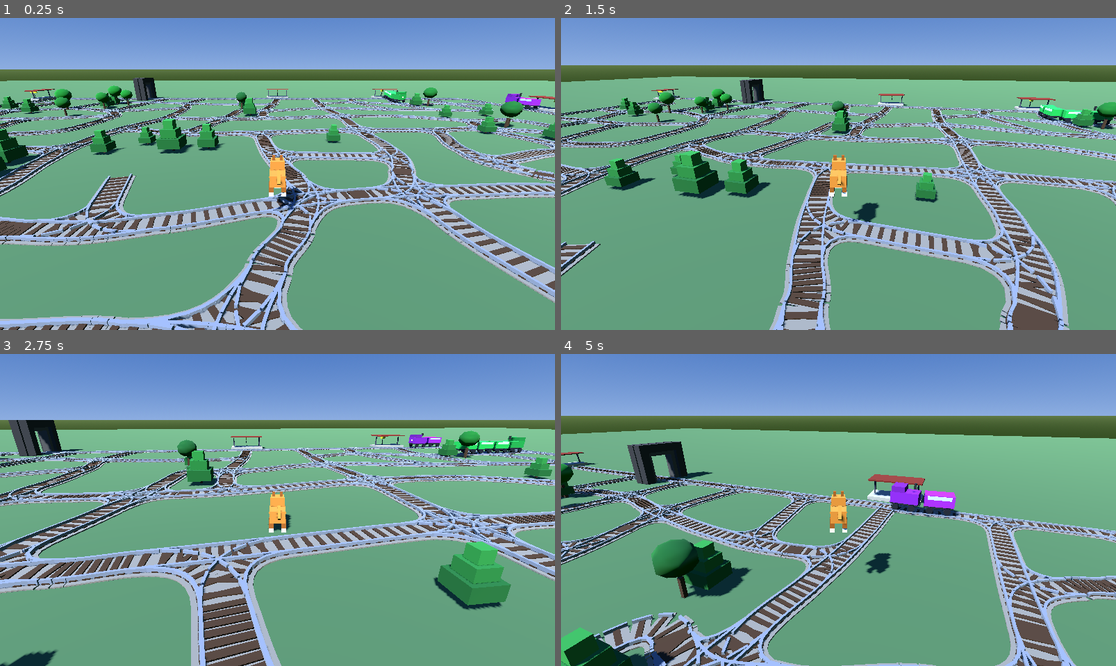
Above: before the commit, frames 1-4 (two rows, left to right).
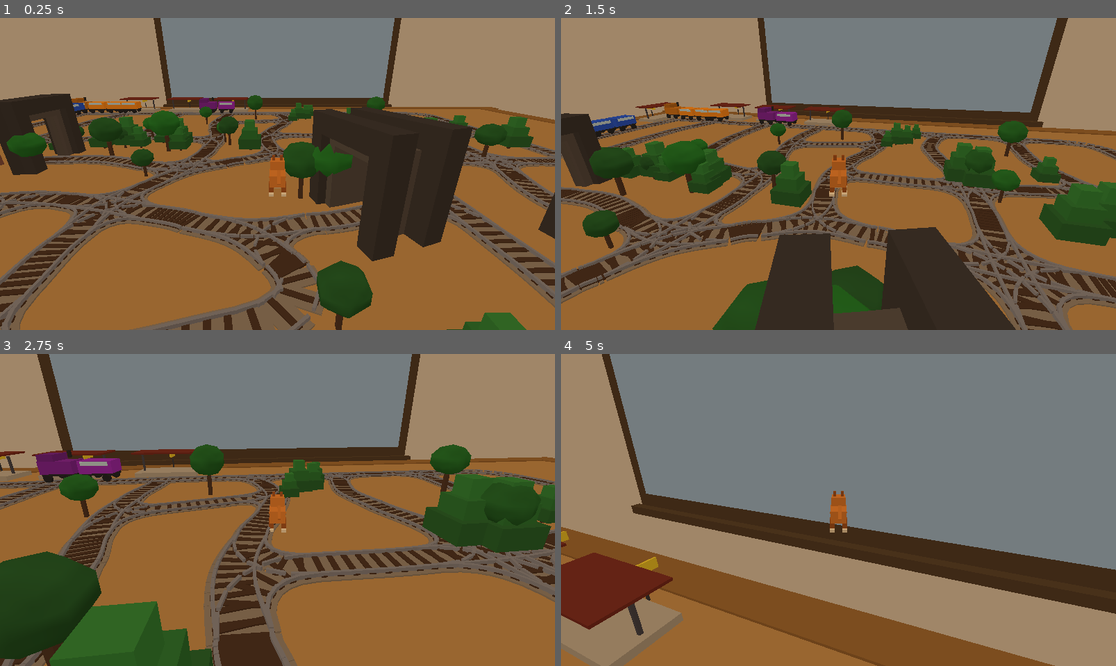
Above: after the commit, the same moments.

Repository: bobgar/Train-Cats
Game: Godot game, scene res://scenes/main.tscn
Same seed, same stepped clock (60 frames per second), same inputs: the game is played once before the commit and once after it.
Inputs (mouse positions are in pixels of both pictures, inside the frame that each line leads up to):
- Up to frame 1 (0.25 s): no input
- Up to frame 2 (1.5 s): tap Enter at 0.5 s; move the mouse to (866, 174) at 0.52 s; hold W from 0.53 s (still down); tap E at 0.6 s; click (866, 174) at 0.67 s; tap Space at 0.77 s; move the mouse to (810, 174) at 1.27 s; tap Shift at 1.35 s
- Up to frame 3 (2.75 s): keep holding W; tap Space at 1.52 s; move the mouse to (288, 503) at 2.02 s; tap E at 2.1 s
- Up to frame 4 (5 s): keep holding W; move the mouse to (832, 516) at 2.77 s; tap Shift at 2.85, 4.35 s; click (832, 516) at 2.92 s; tap Space at 3.02, 3.77, 4.52 s; move the mouse to (877, 513) at 3.52 s; tap E at 3.6 s; move the mouse to (794, 506) at 4.27 s

The runs differ from the first frame. In frame 1, 99% of the frame differs, in the area x 0-100%, y 0-100%; in frame 2, 99%; in frame 3, 99%; in frame 4, 100%.

Commit message:
Lots of room art fixes

Diff:
--- a/scripts/environment_spawner.gd
+++ b/scripts/environment_spawner.gd
@@ -80,8 +80,8 @@
 	for _i in range(_BLDG_TRIES):
 		if placed >= _BLDG_COUNT:
 			break
-		var cx := _rng.randf_range(-44.0, 36.0)
-		var cz := _rng.randf_range(-44.0, 36.0)
+		var cx := _rng.randf_range(-26.0, 20.0)
+		var cz := _rng.randf_range(-26.0, 20.0)
 		var style := _rng.randi() % 3
 		var w: float; var h: float; var l: float
 		match style:
@@ -205,8 +205,8 @@
 
 func _place_trees() -> void:
 	for _ci in range(_TREE_CLUMPS):
-		var cx := _rng.randf_range(-44.0, 36.0)
-		var cz := _rng.randf_range(-44.0, 36.0)
+		var cx := _rng.randf_range(-26.0, 20.0)
+		var cz := _rng.randf_range(-26.0, 20.0)
 		# 18% chance of a lone tree, otherwise a clump of 3–7
 		var count := 1 if _rng.randf() < 0.18 else _rng.randi_range(3, 7)
 		for _ti in range(count):
@@ -252,7 +252,7 @@
 	var mat := StandardMaterial3D.new()
 	mat.albedo_color = Color(0.11, _rng.randf_range(0.34, 0.50), 0.13)
 	mi.material_override = mat
-	mi.position = Vector3(0, (0.90 + 0.84) * s, 0)
+	mi.position = Vector3(0, (0.90 + 0.70) * s, 0)   # place sphere bottom at trunk top
 	node.add_child(mi)
 
 # ---------------------------------------------------------------------------
--- a/scripts/main.gd
+++ b/scripts/main.gd
@@ -11,15 +11,33 @@
 	Color(0.90, 0.30, 0.65),  # Pink
 ]
 
-const TrackGeneratorScript   = preload("res://scripts/track_generator.gd")
-const StationScript          = preload("res://scripts/station.gd")
-const TrainScript            = preload("res://scripts/train.gd")
-const PlayerScript           = preload("res://scripts/player.gd")
+const TrackGeneratorScript     = preload("res://scripts/track_generator.gd")
+const StationScript            = preload("res://scripts/station.gd")
+const TrainScript              = preload("res://scripts/train.gd")
+const PlayerScript             = preload("res://scripts/player.gd")
 const EnvironmentSpawnerScript = preload("res://scripts/environment_spawner.gd")
+
+# Track grid is set to 8×8 at 7.0 units → nodes span approx ±28 in X and Z.
+# TABLE is sized to contain the track + station platforms.
+# Room walls are pushed far on 3 sides so the table is clearly smaller than the room.
+const TABLE_HW   := 34.0   # table half-width  (X): table spans -34 to +34
+const TABLE_HD   := 34.0   # table half-depth  (Z): table spans -34 to +34
+
+const FRONT_WALL_Z := -42.0  # exterior / window wall — table is "against" this
+const BACK_WALL_Z  :=  95.0  # kitchen wall — far behind the table
+const SIDE_WALL_X  :=  78.0  # side walls — wide gap beside the table
+const ROOM_FLOOR   := -22.0  # visual cafe floor level
+const WALL_TOP     :=  28.0  # top of all walls
+
+# Derived conveniences
+const WALL_H   := WALL_TOP - ROOM_FLOOR   # 50
+const WALL_CY  := ROOM_FLOOR + WALL_H * 0.5   # 3  (wall centre Y)
 
 func _ready() -> void:
 	_setup_environment()
 	_add_ground()
+	_add_table_structure()
+	_add_cafe_room()
 	var gen = _add_tracks()
 	var station_gpos: Array = _spawn_stations(gen)
 	gen.call("build_curves_and_render", station_gpos)
@@ -33,47 +51,312 @@
 	add_child(env)
 	env.call("setup", gen)
 
+# ---------------------------------------------------------------------------
+# Lighting / sky
+# ---------------------------------------------------------------------------
+
 func _setup_environment() -> void:
-	var env := WorldEnvironment.new()
-	var e := Environment.new()
+	var env      := WorldEnvironment.new()
+	var e        := Environment.new()
 	e.background_mode = Environment.BG_SKY
-	var sky := Sky.new()
+	var sky      := Sky.new()
 	var proc_sky := ProceduralSkyMaterial.new()
-	proc_sky.sky_top_color = Color(0.18, 0.38, 0.72)
-	proc_sky.sky_horizon_color = Color(0.55, 0.68, 0.88)
-	proc_sky.ground_horizon_color = Color(0.38, 0.48, 0.28)
-	proc_sky.ground_bottom_color = Color(0.18, 0.28, 0.12)
+	proc_sky.sky_top_color        = Color(0.82, 0.72, 0.60)
+	proc_sky.sky_horizon_color    = Color(0.90, 0.82, 0.70)
+	proc_sky.ground_horizon_color = Color(0.72, 0.64, 0.54)
+	proc_sky.ground_bottom_color  = Color(0.58, 0.50, 0.42)
 	sky.sky_material = proc_sky
 	e.sky = sky
 	e.ambient_light_source = Environment.AMBIENT_SOURCE_SKY
-	e.ambient_light_energy = 0.8
+	e.ambient_light_energy = 1.0
 	env.environment = e
 	add_child(env)
 
 	var sun := DirectionalLight3D.new()
-	sun.rotation_degrees = Vector3(-50, -30, 0)
-	sun.light_energy = 1.4
-	sun.shadow_enabled = true
+	sun.rotation_degrees = Vector3(-70, -20, 0)
+	sun.light_energy     = 1.2
+	sun.light_color      = Color(1.0, 0.94, 0.82)
+	sun.shadow_enabled   = true
 	add_child(sun)
 
+# ---------------------------------------------------------------------------
+# Ground — tile floor everywhere; wood table-top overlay just on table area
+# ---------------------------------------------------------------------------
+
 func _add_ground() -> void:
-	var body := StaticBody3D.new()
-	body.name = "Ground"
-	var mi := MeshInstance3D.new()
-	var mesh := PlaneMesh.new()
-	mesh.size = Vector2(300, 300)
-	mi.mesh = mesh
-	var mat := StandardMaterial3D.new()
-	mat.albedo_color = Color(0.30, 0.42, 0.25)
+	# Table surface — physics only covers table footprint so player can fall off the edge
+	var table := StaticBody3D.new()
+	table.name = "TableSurface"
+	table.collision_layer = 1
+	table.collision_mask  = 0
+	var tcs   := CollisionShape3D.new()
+	var tbox  := BoxShape3D.new()
+	tbox.size  = Vector3(TABLE_HW * 2, 1.0, TABLE_HD * 2)
+	tcs.shape  = tbox
+	tcs.position = Vector3(0.0, -0.5, 0.0)   # top face sits exactly at y=0
+	table.add_child(tcs)
+	# Wood surface visual — PlaneMesh (zero thickness) so track ties above y=0 are fully visible
+	var wood_mi   := MeshInstance3D.new()
+	var wood_mesh := PlaneMesh.new()
+	wood_mesh.size = Vector2(TABLE_HW * 2, TABLE_HD * 2)
+	wood_mi.mesh   = wood_mesh
+	var wood_mat   := StandardMaterial3D.new()
+	wood_mat.albedo_color = Color(0.72, 0.54, 0.30)
+	wood_mi.material_override = wood_mat
+	wood_mi.position = Vector3(0.0, 0.001, 0.0)
+	table.add_child(wood_mi)
+	add_child(table)
+
+	# Cafe floor — infinite physics plane at ROOM_FLOOR so player lands after falling
+	var cafe := StaticBody3D.new()
+	cafe.name     = "CafeFloor"
+	cafe.position = Vector3(0.0, ROOM_FLOOR, 0.0)
+	cafe.collision_layer = 1
+	cafe.collision_mask  = 0
+	var fcs := CollisionShape3D.new()
+	fcs.shape = WorldBoundaryShape3D.new()
+	cafe.add_child(fcs)
+	add_child(cafe)
+
+	# Tile floor visual at ROOM_FLOOR
+	var tile_mi   := MeshInstance3D.new()
+	var tile_mesh := PlaneMesh.new()
+	tile_mesh.size = Vector2(400.0, 400.0)
+	tile_mi.mesh   = tile_mesh
+	var tile_mat   := StandardMaterial3D.new()
+	tile_mat.albedo_color = Color(0.62, 0.56, 0.50)
+	tile_mi.material_override = tile_mat
+	tile_mi.position = Vector3(0.0, ROOM_FLOOR + 0.001, 0.0)
+	add_child(tile_mi)
+
+# ---------------------------------------------------------------------------
+# Table — apron edges and legs make the elevated-table read clear
+# ---------------------------------------------------------------------------
+
+func _add_table_structure() -> void:
+	var wood      := Color(0.58, 0.40, 0.18)
+	var wood_dark := Color(0.44, 0.30, 0.12)
+
+	var apron_h  := 4.0
+	var apron_cy := 0.12 - apron_h * 0.5   # -1.88 (flush with table top, hanging down)
+
+	# Four apron panels around table perimeter
+	_mi_box(Vector3(TABLE_HW * 2 + 4, apron_h, 2.0), wood,
+		Vector3(0.0,        apron_cy, -TABLE_HD))
+	_mi_box(Vector3(TABLE_HW * 2 + 4, apron_h, 2.0), wood,
+		Vector3(0.0,        apron_cy,  TABLE_HD))
+	_mi_box(Vector3(2.0, apron_h, TABLE_HD * 2), wood,
+		Vector3(-TABLE_HW,  apron_cy,  0.0))
+	_mi_box(Vector3(2.0, apron_h, TABLE_HD * 2), wood,
+		Vector3( TABLE_HW,  apron_cy,  0.0))
+
+	# Four legs
+	var leg_top := 0.12 - apron_h           # -3.88
+	var leg_h   := absf(ROOM_FLOOR - leg_top)   # 18.12
+	var leg_cy  := leg_top - leg_h * 0.5   # -12.94
+	var inset   := 4.0
+	for sx in [-1.0, 1.0]:
+		for sz in [-1.0, 1.0]:
+			_mi_box(Vector3(4.0, leg_h, 4.0), wood_dark,
+				Vector3(sx * (TABLE_HW - inset), leg_cy, sz * (TABLE_HD - inset)))
+
+	# (cafe floor visual and physics are handled in _add_ground)
+
+# ---------------------------------------------------------------------------
+# Cafe room walls
+# ---------------------------------------------------------------------------
+
+func _add_cafe_room() -> void:
+	_add_exterior_wall()
+	_add_kitchen_wall()
+	_add_side_walls()
+	_add_ceiling()
+
+## Front wall (z = FRONT_WALL_Z) — large picture window; table sits close against it.
+func _add_exterior_wall() -> void:
+	var plaster := Color(0.86, 0.82, 0.76)
+	var trim    := Color(0.32, 0.24, 0.14)
+	var sky_c   := Color(0.62, 0.76, 0.92)
+	var wz      := FRONT_WALL_Z   # -42
+
+	# Window geometry (absolute Y — clearly above table surface at y=0)
+	var win_y   := 10.0
+	var win_h   := 18.0   # spans y=1 to y=19
+	var win_w   := 40.0
+	var win_top := win_y + win_h * 0.5    # 19
+	var win_bot := win_y - win_h * 0.5    # 1
+
+	# Wall width spans the full room (−SIDE_WALL_X to +SIDE_WALL_X)
+	var side_w  := SIDE_WALL_X - win_w * 0.5  # 58  (each side piece)
+	var below_h := win_bot - ROOM_FLOOR         # 23
+	var above_h := WALL_TOP - win_top            # 9
+
+	# Four solid pieces around the window opening
+	_solid_box(Vector3(side_w, WALL_H, 2.0), plaster,
+		Vector3(-(SIDE_WALL_X - side_w * 0.5), WALL_CY, wz))
+	_solid_box(Vector3(side_w, WALL_H, 2.0), plaster,
+		Vector3(  SIDE_WALL_X - side_w * 0.5,  WALL_CY, wz))
+	_solid_box(Vector3(win_w, below_h, 2.0), plaster,
+		Vector3(0.0, ROOM_FLOOR + below_h * 0.5, wz))
+	_solid_box(Vector3(win_w, above_h, 2.0), plaster,
+		Vector3(0.0, win_top + above_h * 0.5, wz))
+
+	# Window glass
+	_mi_box(Vector3(win_w, win_h, 0.4), sky_c,
+		Vector3(0.0, win_y, wz + 1.0))
+
+	# Window frame strips
+	var fw := 1.2
+	_mi_box(Vector3(win_w + fw * 2, fw, 0.7), trim,
+		Vector3(0.0, win_top + fw * 0.5, wz + 0.7))
+	_mi_box(Vector3(win_w + fw * 2, fw, 0.7), trim,
+		Vector3(0.0, win_bot - fw * 0.5, wz + 0.7))
+	_mi_box(Vector3(fw, win_h + fw * 2, 0.7), trim,
+		Vector3(-(win_w * 0.5 + fw * 0.5), win_y, wz + 0.7))
+	_mi_box(Vector3(fw, win_h + fw * 2, 0.7), trim,
+		Vector3(  win_w * 0.5 + fw * 0.5,  win_y, wz + 0.7))
+	_mi_box(Vector3(win_w + fw * 2 + 1, 0.7, 2.0), trim,
+		Vector3(0.0, win_bot - fw - 0.35, wz + 0.7))  # sill
+
+	# Cafe sign above window
+	_mi_box(Vector3(24.0, 3.5, 0.9), Color(0.26, 0.14, 0.06),
+		Vector3(0.0, win_top + fw + 2.5, wz + 0.9))
+
+	# Street scene behind the glass
+	_mi_box(Vector3(600, 0.3, 0.4),  Color(0.72, 0.70, 0.66),
+		Vector3(0.0,  ROOM_FLOOR,       wz - 6.0))   # sidewalk
+	_mi_box(Vector3(12, 26, 0.4),    Color(0.66, 0.62, 0.56),
+		Vector3(-14, ROOM_FLOOR + 13,   wz - 10.0))  # building L
+	_mi_box(Vector3(16, 20, 0.4),    Color(0.70, 0.66, 0.60),
+		Vector3( 12, ROOM_FLOOR + 10,   wz - 13.0))  # building R
+	_mi_box(Vector3(0.4, 14, 0.4),   Color(0.22, 0.20, 0.16),
+		Vector3(-28, ROOM_FLOOR + 7,    wz - 5.0))   # lamp post
+	_mi_box(Vector3(4.0, 0.4, 0.4),  Color(0.22, 0.20, 0.16),
+		Vector3(-26.5, ROOM_FLOOR + 14, wz - 5.0))   # lamp arm
+
+## Back wall (z = BACK_WALL_Z) — kitchen; far behind the table.
+func _add_kitchen_wall() -> void:
+	var tile    := Color(0.90, 0.88, 0.84)
+	var cabinet := Color(0.50, 0.36, 0.20)
+	var counter := Color(0.78, 0.74, 0.70)
+	var wz      := BACK_WALL_Z   # +95
+
+	_solid_box(Vector3(SIDE_WALL_X * 2, WALL_H, 2.0), tile,
+		Vector3(0.0, WALL_CY, wz))
+
+	_mi_box(Vector3(120.0, 3.8, 8.0), counter,
+		Vector3(0.0, ROOM_FLOOR + 1.9, wz - 5.5))
+	_mi_box(Vector3(90.0, 12.0, 5.0), cabinet,
+		Vector3(-8.0, ROOM_FLOOR + 22.0, wz - 3.0))
+	for di in range(4):
+		var dx: float = float(di) * 18.0 - 35.0
+		_mi_box(Vector3(16.0, 10.5, 0.5), cabinet.lightened(0.12),
+			Vector3(dx, ROOM_FLOOR + 21.5, wz - 5.8))
+
+	_mi_box(Vector3(6.0, 7.0, 5.0), Color(0.14, 0.12, 0.10),
+		Vector3(-36.0, ROOM_FLOOR + 5.8, wz - 6.5))   # espresso machine
+	_mi_box(Vector3(3.0, 4.0, 3.0), Color(0.22, 0.18, 0.16),
+		Vector3(-36.0, ROOM_FLOOR + 9.8, wz - 6.5))   # hopper
+	_mi_box(Vector3(10.0, 0.3, 6.0), Color(0.76, 0.76, 0.76),
+		Vector3( 12.0, ROOM_FLOOR + 3.95, wz - 6.5))  # sink
+	_mi_box(Vector3(0.4,  3.0, 0.4), Color(0.82, 0.82, 0.80),
+		Vector3( 12.0, ROOM_FLOOR + 6.0,  wz - 9.5))  # faucet
+
+	var mug_cols: Array = [
+		Color(0.92, 0.30, 0.26), Color(0.26, 0.50, 0.88),
+		Color(0.28, 0.70, 0.38), Color(0.92, 0.84, 0.28), Color(0.90, 0.88, 0.86)]
+	for mi_i in range(mug_cols.size()):
+		_mi_box(Vector3(2.0, 2.8, 2.0), mug_cols[mi_i],
+			Vector3(float(mi_i) * 8.0 - 20.0, ROOM_FLOOR + 5.3, wz - 7.0))
+
+## Side walls (x = ±SIDE_WALL_X) — each has an 18-unit door gap at z ≈ 0.
+## The room runs from FRONT_WALL_Z to BACK_WALL_Z (asymmetric; most space is behind table).
+func _add_side_walls() -> void:
+	var plaster := Color(0.86, 0.82, 0.76)
+	var trim    := Color(0.32, 0.24, 0.14)
+
+	# Room depth: FRONT_WALL_Z to BACK_WALL_Z = -42 to +95  (total 137)
+	# Door gap: z = -9 to +9  (18 units)
+	var fz       := FRONT_WALL_Z     # -42
+	var bz       := BACK_WALL_Z      # +95
+	var gap_r    := 9.0
+	var front_w  := gap_r - fz       # 51  (z from -42 to -9)
+	var back_w   := bz - gap_r       # 86  (z from  +9 to +95)
+	var front_cz := fz + front_w * 0.5   # -42 + 25.5 = -16.5
+	var back_cz  := gap_r + back_w * 0.5  # 9 + 43 = +52
+
+	for sgn in [-1.0, 1.0]:
+		var wx: float = sgn * SIDE_WALL_X
+
+		_solid_box(Vector3(2.0, WALL_H, front_w), plaster, Vector3(wx, WALL_CY, front_cz))
+		_solid_box(Vector3(2.0, WALL_H, back_w),  plaster, Vector3(wx, WALL_CY, back_cz))
+
+		# Door jamb posts
+		_mi_box(Vector3(1.8, WALL_H, 1.8), trim, Vector3(wx, WALL_CY, -gap_r))
+		_mi_box(Vector3(1.8, WALL_H, 1.8), trim, Vector3(wx, WALL_CY,  gap_r))
+
+		# Art print
+		var art_c := Color(0.48, 0.62, 0.74) if sgn < 0 else Color(0.62, 0.48, 0.74)
+		var inset : float = 0.8 * sgn
+		_mi_box(Vector3(0.5, 14.0, 20.0), art_c,  Vector3(wx + inset, 12.0, 30.0))
+		_mi_box(Vector3(0.6, 15.5, 21.5), trim,   Vector3(wx + inset, 12.0, 30.0))
+
+func _add_ceiling() -> void:
+	_mi_box(Vector3(300.0, 0.8, 300.0), Color(0.92, 0.90, 0.86),
+		Vector3(0.0, WALL_TOP, 0.0))
+	var lamp_c := Color(0.28, 0.22, 0.14)
+	for lx in [-20.0, 0.0, 20.0]:
+		_mi_box(Vector3(0.25, 8.0, 0.25), lamp_c, Vector3(lx, WALL_TOP - 4.5, -5.0))
+		_mi_box(Vector3(4.0,  2.5, 4.0),  lamp_c, Vector3(lx, WALL_TOP - 9.25, -5.0))
+
+# ---------------------------------------------------------------------------
+# Helpers
+# ---------------------------------------------------------------------------
+
+func _solid_box(size: Vector3, color: Color, pos: Vector3) -> StaticBody3D:
+	var sb    := StaticBody3D.new()
+	sb.collision_layer = 1
+	sb.collision_mask  = 0
+	var mi    := MeshInstance3D.new()
+	var mesh  := BoxMesh.new()
+	mesh.size  = size
+	mi.mesh    = mesh
+	var mat    := StandardMaterial3D.new()
+	mat.albedo_color = color
 	mi.material_override = mat
-	body.add_child(mi)
-	var cs := CollisionShape3D.new()
-	cs.shape = WorldBoundaryShape3D.new()
-	body.add_child(cs)
-	add_child(body)
+	sb.add_child(mi)
+	var cs    := CollisionShape3D.new()
+	var shape := BoxShape3D.new()
+	shape.size = size
+	cs.shape   = shape
+	sb.add_child(cs)
+	sb.position = pos
+	add_child(sb)
+	return sb
+
+func _mi_box(size: Vector3, color: Color, pos: Vector3) -> MeshInstance3D:
+	var mi   := MeshInstance3D.new()
+	var mesh := BoxMesh.new()
+	mesh.size = size
+	mi.mesh   = mesh
+	var mat   := StandardMaterial3D.new()
+	mat.albedo_color = color
+	mi.material_override = mat
+	mi.position = pos
+	add_child(mi)
+	return mi
+
+# ---------------------------------------------------------------------------
+# Track — smaller 8×8 grid so the table is compact relative to the room
+# ---------------------------------------------------------------------------
 
 func _add_tracks():
 	var gen = TrackGeneratorScript.new()
+	# 8×8 grid at 7 units → nodes span ~-28 to +21 in each axis
+	# (fits inside the TABLE_HW/HD=34 footprint with station platform margin)
+	gen.grid_width  = 8
+	gen.grid_height = 8
+	gen.cell_size   = 7.0
 	gen.name = "TrackGenerator"
 	add_child(gen)
 	return gen
@@ -82,9 +365,9 @@
 	var boundary: Array = gen.get_boundary_nodes(10)
 	var station_gpos: Array = []
 	for gpos_var in boundary:
-		var gpos: Vector2i = gpos_var
+		var gpos: Vector2i   = gpos_var
 		var world_pos: Vector3 = gen.nodes[gpos]
-		var out_dir: Vector3 = gen.get_outward_dir(gpos)
+		var out_dir: Vector3   = gen.get_outward_dir(gpos)
 		var station = StationScript.new()
 		station.name = "Station_%d_%d" % [gpos.x, gpos.y]
 		station.call("setup", gpos, world_pos, out_dir)
@@ -104,15 +387,12 @@
 	var num_trains: int = mini(7, stations.size())
 	for i in range(num_trains):
 		var start: Vector2i = stations[i % stations.size()]
-		var color: Color = TRAIN_COLORS[i % TRAIN_COLORS.size()]
-		var num_cars: int = 2 + (i % 4)  # 2, 3, 4, or 5 cars
-
-		# Smaller trains are faster and more agile; larger trains are slower and sluggish.
-		# size_t: 0.0 = 2-car (lightest), 1.0 = 5-car (heaviest)
-		var size_t: float = float(num_cars - 2) / 3.0
+		var color: Color    = TRAIN_COLORS[i % TRAIN_COLORS.size()]
+		var num_cars: int   = 2 + (i % 4)
+		var size_t: float   = float(num_cars - 2) / 3.0
 		var train = TrainScript.new()
-		train.name = "Train_%d" % i
-		train.max_speed  = lerp(11.5, 5.5, size_t) + randf_range(-0.5, 0.5)
+		train.name         = "Train_%d" % i
+		train.max_speed    = lerp(11.5, 5.5, size_t) + randf_range(-0.5, 0.5)
 		train.acceleration = lerp(9.0,  2.0, size_t)
 		train.deceleration = lerp(14.0, 4.5, size_t)
 		add_child(train)
--- a/scripts/player.gd
+++ b/scripts/player.gd
@@ -27,11 +27,15 @@
 var _leg_phase: float = 0.0
 var _body_area: Area3D         # overlaps train sensors for hit detection
 
+var _spawn_pos: Vector3        # set on _ready; used to respawn after falling
+var _respawning: bool = false  # true while waiting for respawn timer
+
 # ---------------------------------------------------------------------------
 # Setup
 # ---------------------------------------------------------------------------
 
 func _ready() -> void:
+	_spawn_pos = position
 	Input.set_mouse_mode(Input.MOUSE_MODE_CAPTURED)
 	_build_collision()
 	_build_body_area()
@@ -158,6 +162,14 @@
 # ---------------------------------------------------------------------------
 
 func _physics_process(delta: float) -> void:
+	# Respawn after falling off the table
+	if global_position.y < -8.0 and not _respawning:
+		_respawning = true
+		velocity = Vector3.ZERO
+		await get_tree().create_timer(2.0).timeout
+		global_position = _spawn_pos
+		_respawning = false
+
 	# Gravity
 	if not is_on_floor():
 		velocity.y -= GRAVITY * delta
--- a/scripts/track_generator.gd
+++ b/scripts/track_generator.gd
@@ -90,10 +90,16 @@
 	for x in range(grid_width):
 		for z in range(grid_height):
 			var from := Vector2i(x, z)
+			var from_border := (x == 0 or x == grid_width - 1 or z == 0 or z == grid_height - 1)
 			for offset in [Vector2i(1, 0), Vector2i(0, 1)]:
 				var to: Vector2i = from + offset
-				if nodes.has(to) and rng.randf() < extra_edge_chance:
-					_add_edge(from, to)
+				if not nodes.has(to):
+					continue
+				var to_border := (to.x == 0 or to.x == grid_width - 1 or to.y == 0 or to.y == grid_height - 1)
+				if from_border and to_border:
+					_add_edge(from, to)   # always: guarantees full perimeter loop
+				elif rng.randf() < extra_edge_chance * 0.35:
+					_add_edge(from, to)   # sparse interior — trains bias to the perimeter
 
 func _add_edge(a: Vector2i, b: Vector2i) -> void:
 	var key: String
